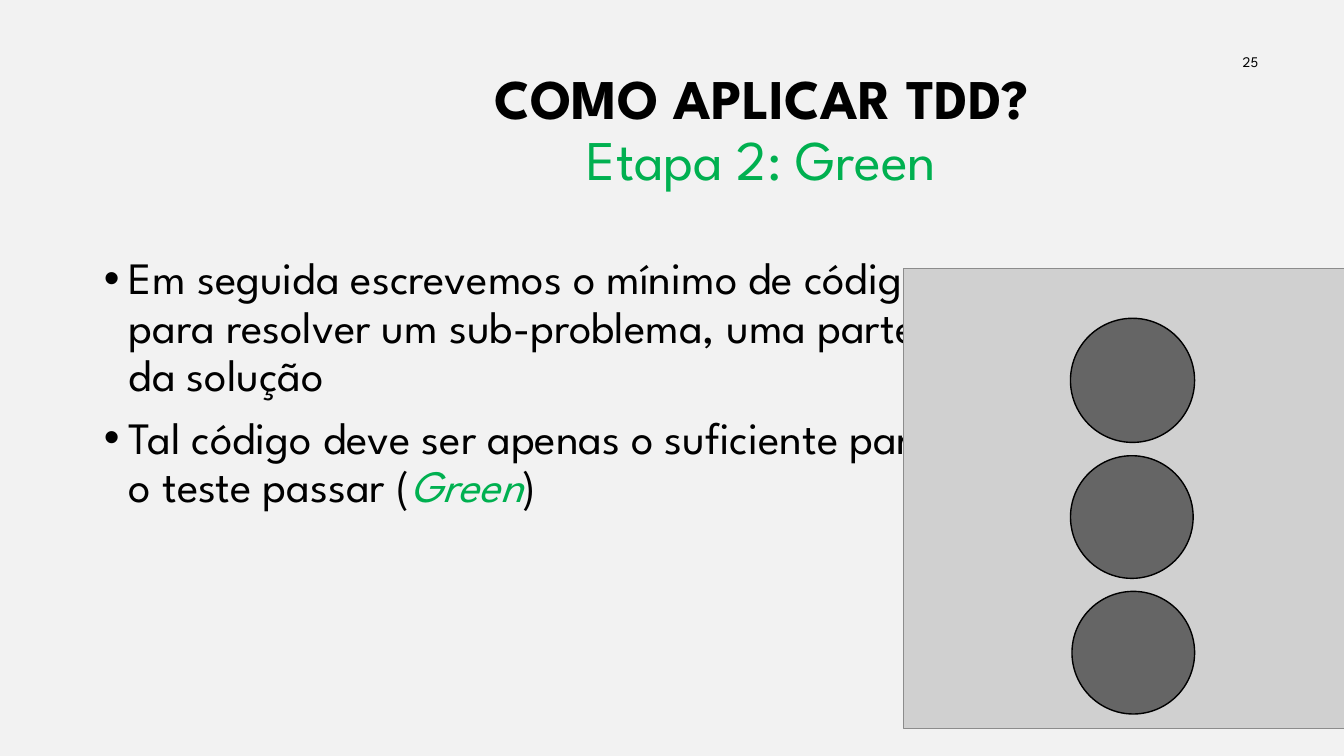
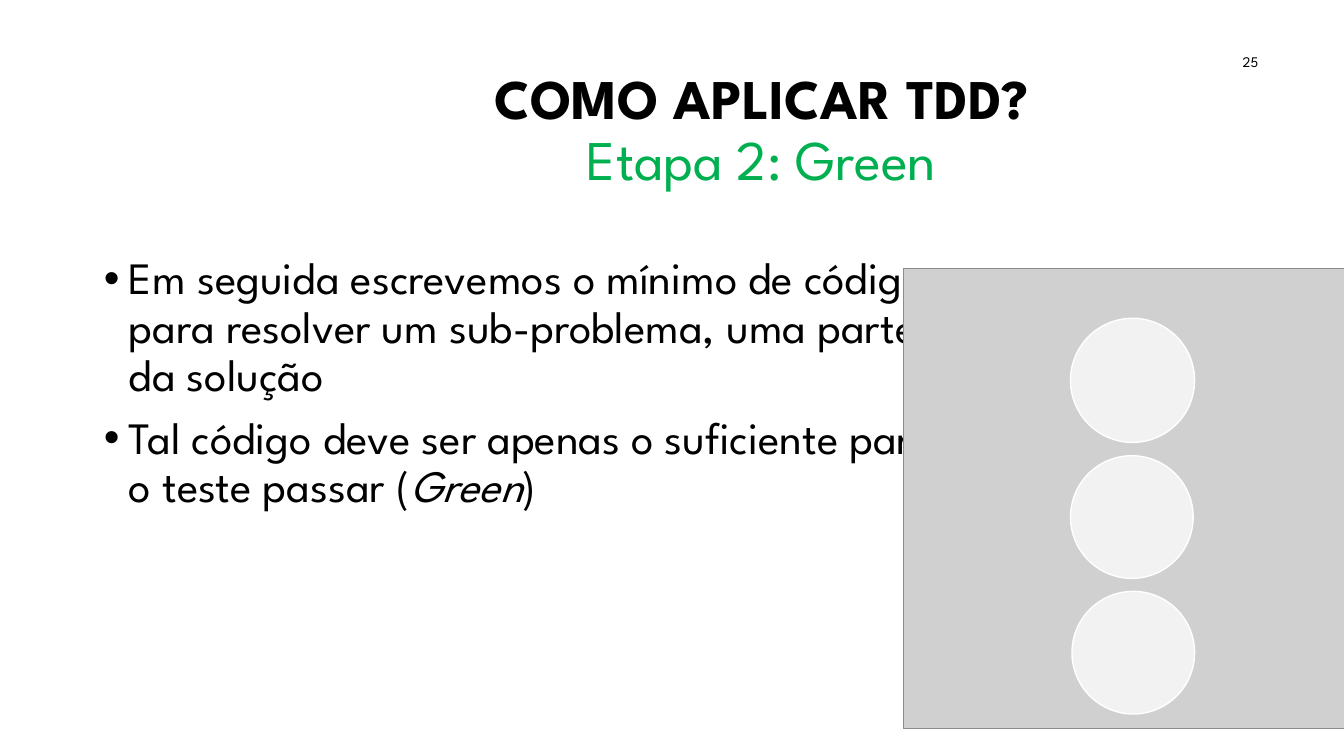
Before and after one commit to iftopalmas/testes-de-software, a slide deck: slide 25 of projects/01-introducao-tdd/tdd.pptx. Drawn at 1344x756 pixels with LibreOffice and Linux fonts; fonts in the diff are those of the drawing; grey boxes stand for pictures; background and template pictures are left out. Boxes give left, top, right and bottom in pixels: in the first picture for what was removed or moved away, otherwise in the second. Text is boxed around its words. In the diff, an @@ line names an element or a change of style, - is before the commit and + after.

```diff
--- a/projects/01-introducao-tdd/tdd.pptx
+++ b/projects/01-introducao-tdd/tdd.pptx
@@ background #F2F2F2 to #FFFFFF @@
@@ text at bbox=[129, 409, 936, 512]: text colour #00B050 to #000000 in "(Green)" @@
@@ fill #404040 at 74% opacity to #FFFFFF at 74% opacity; outline #000000 1 pt to #FFFFFF 1 pt in 3 elements at bbox=[1071, 456, 1194, 579], bbox=[1071, 319, 1195, 443], bbox=[1072, 592, 1195, 715] @@
```
Also in this commit, not shown: 31 other slides changed, 1 slide added, 1 other file.
